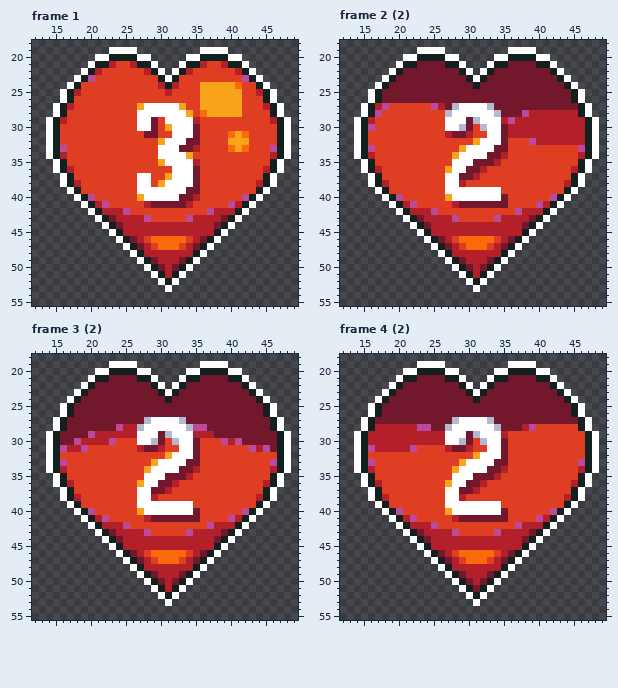
One commit to this pixel-art file: Assets/Resources/Art/UI/Player Health.aseprite. The picture above is the old version.
64x64 pixels, 10 frames. Shown: frame 1: x 12..49, y 18..55; frame 2 (2): x 12..49, y 18..55; frame 3 (2): x 12..49, y 18..55; frame 4 (2): x 12..49, y 18..55. The commit also changed other frames, which this record leaves out.
Now the later version:
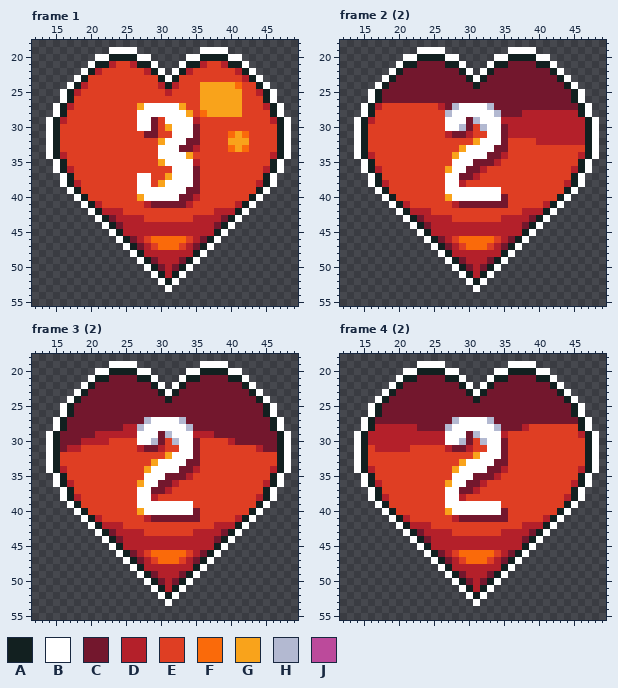
Palette (. is transparent): A #122020  B #ffffff  C #73172d  D #b4202a  E #df3e23  F #fa6a0a  G #f9a31b  H #b3b9d1  J #bc4a9b
Change:
layer "Layer 2" removed
layer "Layer 4" removed
Frame 1, layer "Layer 1":
y 23: x 20 J -> E; x 42 J -> D
y 24: x 19 E -> D
y 33: x 16 J -> E; x 46 J -> E
y 40: x 20 J -> E; x 42 J -> E
y 41: x 22 J -> E; x 40 J -> E
y 42: x 25 J -> E; x 37 J -> E
y 43: x 28 J -> E; x 34 J -> E
Frame 2 (2), layer "Layer 1":
y 27: x 18 J -> E; x 25 J -> E
y 28: x 17 J -> E; x 38 J -> D
y 29: x 36 J -> D
y 30: x 16 J -> E
y 32: x 39 J -> E
y 33: x 16 J -> E; x 46 J -> E
y 40: x 20 J -> E; x 42 J -> E
y 41: x 22 J -> E; x 40 J -> E
y 42: x 25 J -> E; x 37 J -> E
y 43: x 28 J -> E; x 34 J -> E
Frame 3 (2):
y 28: x 24 J -> C; x 35..36 JJ -> CC
y 29: x 20 J -> C
y 30: x 18 J -> C; x 23 J -> E; x 39 J -> E; x 41 J -> C
y 31: x 16 J -> C; x 19 J -> E; x 43 J -> E; x 45 J -> C
y 33: x 16 J -> E; x 46 J -> E
y 40: x 20 J -> E; x 42 J -> E
y 41: x 22 J -> E; x 40 J -> E
y 42: x 25 J -> E; x 37 J -> E
y 43: x 28 J -> E; x 34 J -> E
Frame 4 (2):
y 28: x 23..24 JJ -> CC; x 39 J -> E
y 29: x 46 E -> D
y 31: x 16 J -> E; x 22 J -> E
y 33: x 16 J -> E; x 46 J -> E
y 40: x 20 J -> E; x 42 J -> E
y 41: x 22 J -> E; x 40 J -> E
y 42: x 25 J -> E; x 37 J -> E
y 43: x 28 J -> E; x 34 J -> E
y 51: x 31 C -> D
